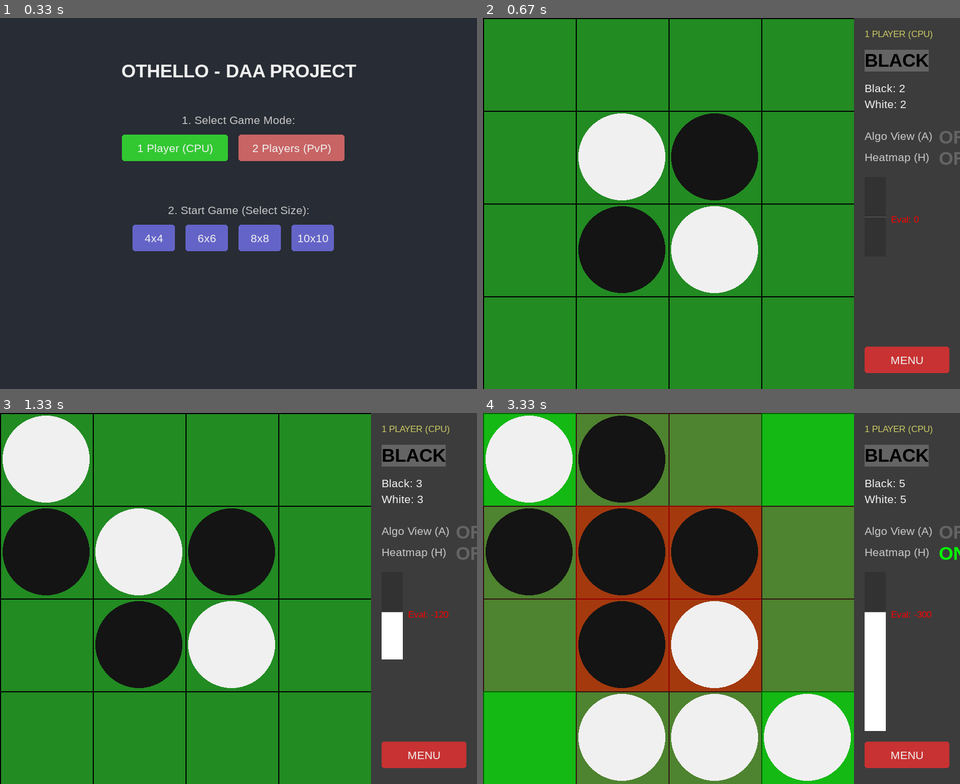
Above: before the commit, frames 1-4 (two rows, left to right).
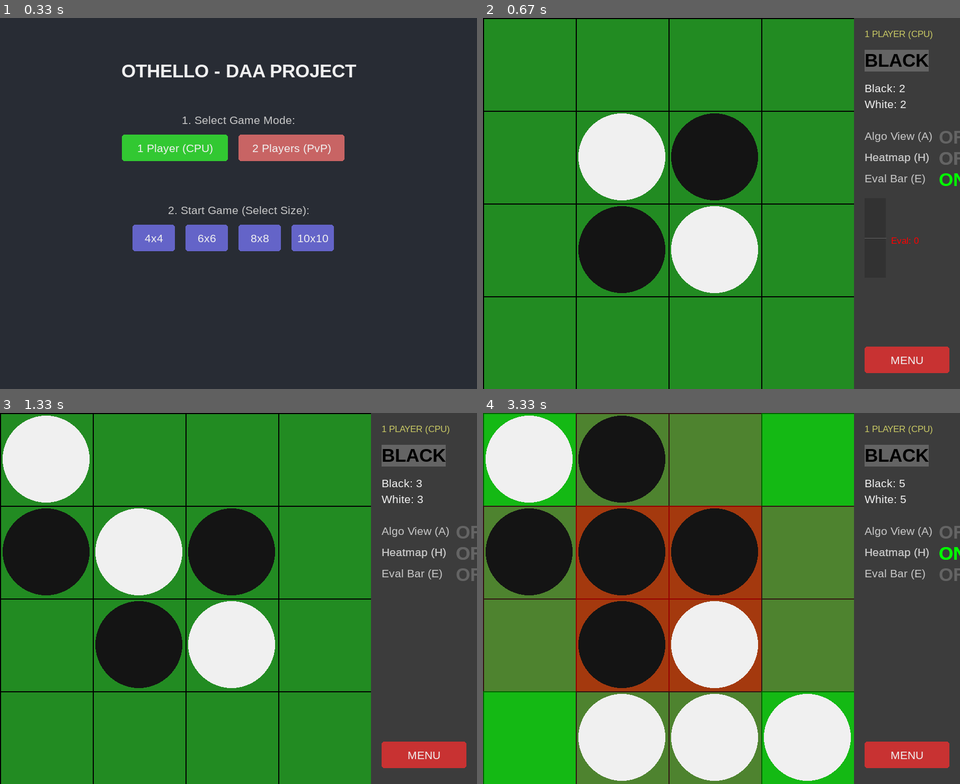
Above: after the commit, the same moments.

Repository: nimaldanyathk/Othello_DAA_Project
Game: pygame game, started from main_pygame.py
Same seed, same stepped clock (60 frames per second), same inputs: the game is played once before the commit and once after it.
Inputs (mouse positions are in pixels of both pictures, inside the frame that each line leads up to):
- Up to frame 1 (0.33 s): no input
- Up to frame 2 (0.67 s): click "4x4" at 0.38 s
- Up to frame 3 (1.33 s): tap E at 0.67 s; click (90, 542) at 1.05 s
- Up to frame 4 (3.33 s): hold H 1.33-1.8 s; tap A at 1.83 s; click (697, 694) at 2.22 s; hold A 2.5-2.97 s; click (645, 476) at 3.05 s

Frame 1 is identical in both runs. In frame 2, 0.3% of the frame differs, in the area x 80-100%, y 36-61%; in frame 3, 0.9%; in frame 4, 1.7%, in the area x 80-100%, y 36-86%.

Commit message:
feat: Add Evaluation Bar Toggle

Diff:
--- a/ui/pygame_gui.py
+++ b/ui/pygame_gui.py
@@ -95,6 +95,7 @@
         self.ai_generator = None
         self.current_vis_data = None
         self.last_eval_score = 0
+        self.show_eval_bar = True # Toggle for Eval Bar
 
         self.running = True
 
@@ -392,14 +393,24 @@
         hm_col = (0, 255, 0) if self.heatmap_mode else (100, 100, 100)
         self.screen.blit(self.font.render("Heatmap (H)", True, (200,200,200)), (x, y))
         self.screen.blit(self.font_title.render(hm_txt, True, hm_col), (x + 140, y - 5))
+        self.screen.blit(self.font.render("Heatmap (H)", True, (200,200,200)), (x, y))
+        self.screen.blit(self.font_title.render(hm_txt, True, hm_col), (x + 140, y - 5))
+        y += 40
+
+        ev_txt = "ON" if self.show_eval_bar else "OFF"
+        ev_col = (0, 255, 0) if self.show_eval_bar else (100, 100, 100)
+        self.screen.blit(self.font.render("Eval Bar (E)", True, (200,200,200)), (x, y))
+        self.screen.blit(self.font_title.render(ev_txt, True, ev_col), (x + 140, y - 5))
         y += 50
 
         # Eval Bar
-        self._draw_eval_bar(x, y, 40, 150)
-        # Text
-        sc = self.last_eval_score
-        col = (0, 255, 0) if sc > 0 else (255, 0, 0)
-        self.screen.blit(self.small_font.render(f"Eval: {sc}", True, col), (x + 50, y + 70))
+        if self.show_eval_bar:
+            self._draw_eval_bar(x, y, 40, 150)
+            # Text
+            sc = self.last_eval_score
+            col = (0, 255, 0) if sc > 0 else (255, 0, 0)
+            self.screen.blit(self.small_font.render(f"Eval: {sc}", True, col), (x + 50, y + 70))
+
         y += 170
 
         if self.game_state.is_terminal():
@@ -463,6 +474,9 @@
                         if event.key == pygame.K_h:
                             self.heatmap_mode = not self.heatmap_mode
                             self.play_sound('flip')
+                        if event.key == pygame.K_e:
+                            self.show_eval_bar = not self.show_eval_bar
+                            self.play_sound('flip')
 
                     if event.type == pygame.MOUSEBUTTONDOWN:
                         # Human Move Logic
@@ -511,6 +525,22 @@
                             else:
                                 break
 
+                # --- AUTO PASS LOGIC (HUMAN) ---
+                if self.game_mode == MODE_PvP or (self.game_mode == MODE_PvCPU and self.game_state.player == self.human_player):
+                     if not self.game_state.is_terminal():
+                         if not self.game_state.board.get_valid_moves(self.game_state.player):
+                             # No moves -> Pass
+                             succ = self.game_state.get_successors()
+                             if succ:
+                                 # Render PASS notification
+                                 t = self.font_title.render("PASS!", True, (255, 0, 0))
+                                 self.screen.blit(t, (self.board_area_size//2 - t.get_width()//2, self.board_area_size//2))
+                                 pygame.display.flip()
+                                 pygame.time.delay(1000)
+
+                                 self.game_state = succ[0]
+                                 self.current_vis_data = None
+
             pygame.display.flip()
             self.clock.tick(30 if self.algo_mode else 60)
 
